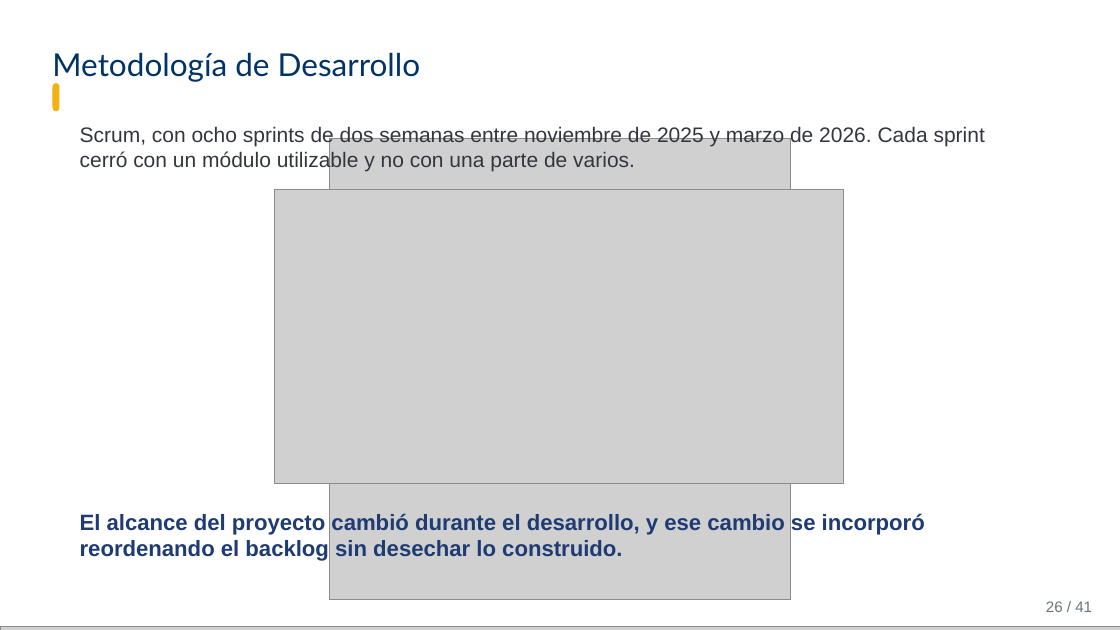
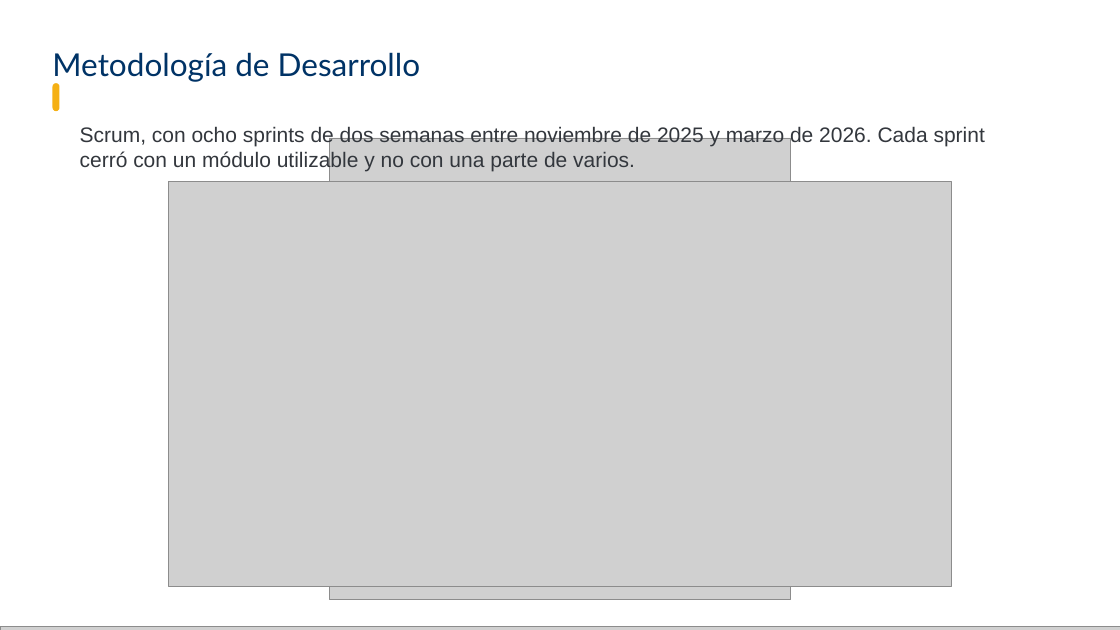
Before and after one commit to Brandonpyjv/Factugest, a slide deck: slide 28 of docs expo/carpeta exposicion/FactuGest - Sustentación.pptx (slide 26 before the commit). Drawn at 1120x630 pixels with LibreOffice and Linux fonts; fonts in the diff are those of the drawing; grey boxes stand for pictures; background and template pictures are left out. Boxes give left, top, right and bottom in pixels: in the first picture for what was removed or moved away, otherwise in the second. Text is boxed around its words. In the diff, an @@ line names an element or a change of style, - is before the commit and + after.

```diff
--- a/docs expo/carpeta exposicion/FactuGest - Sustentación.pptx
+++ b/docs expo/carpeta exposicion/FactuGest - Sustentación.pptx
@@ picture: place and size @@
-picture at (274,189,843,483)
+picture at (169,181,952,586)
@@ text removed at (80,513,925,561) @@
-El alcance del proyecto cambió durante el desarrollo, y ese cambio se incorporó reordenando el backlog sin desechar lo construido.
@@ text removed at (1046,601,1092,612) @@
-26 / 41
```
Also in this commit, not shown: 35 other slides changed, 2 slides added, 5 slides removed, 10 other files.
